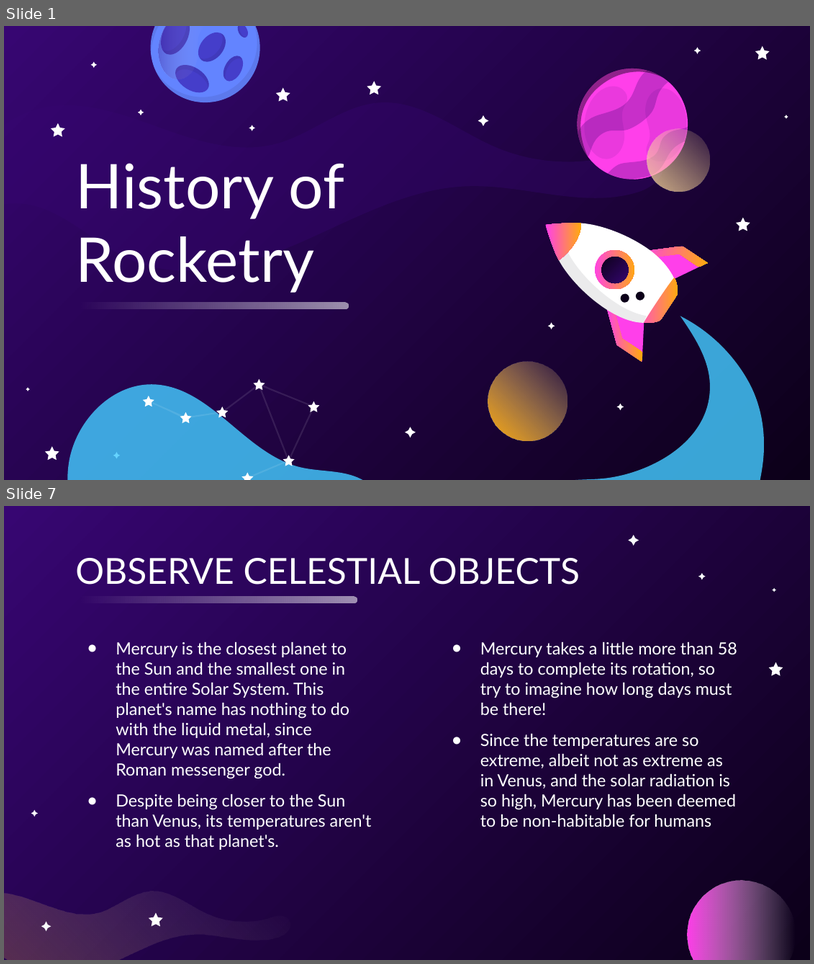
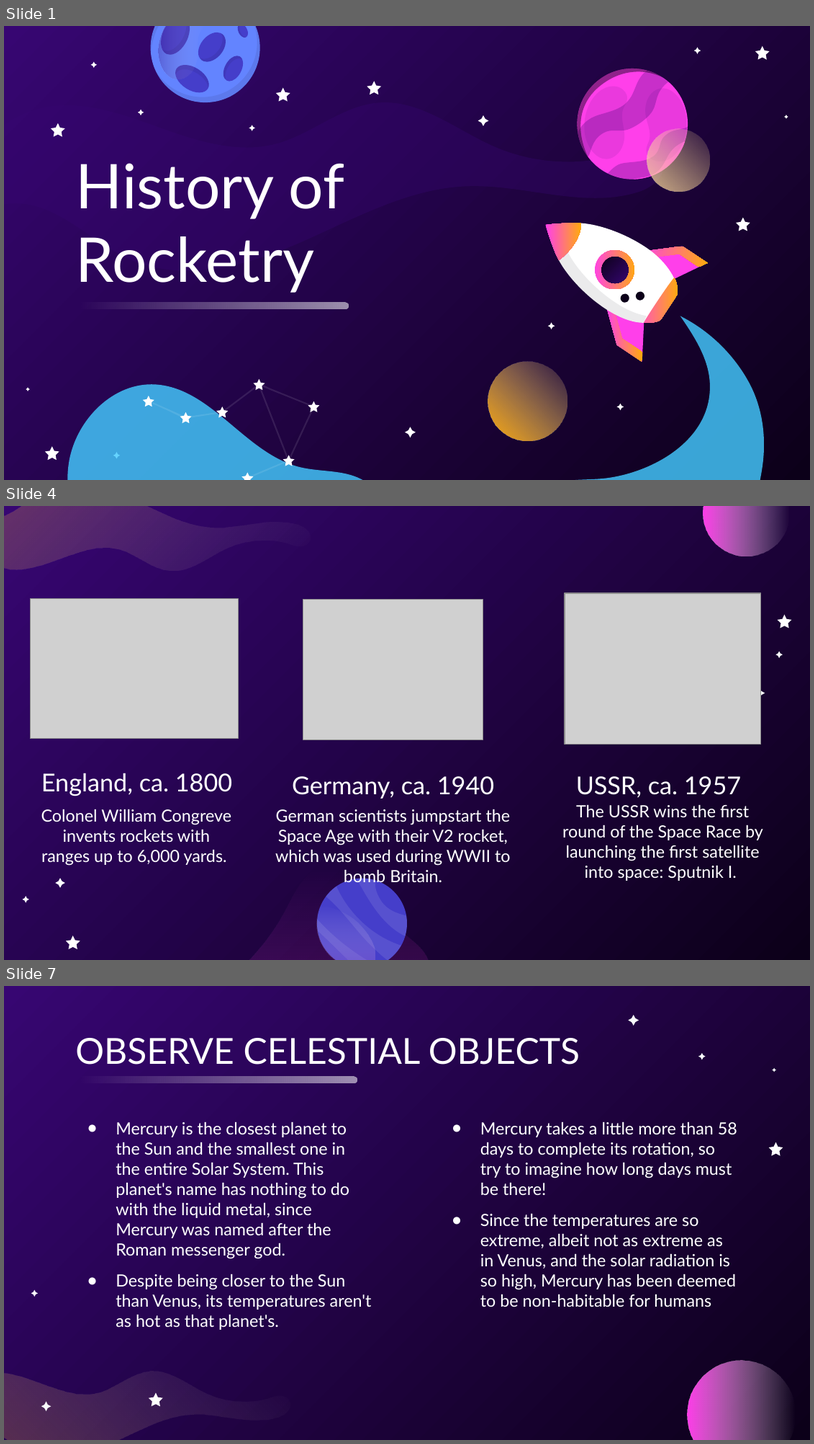
Before and after one commit to usedgenes/Rocketry-Curriculum, a slide deck: Beginner/Day 2/History of Rocketry.pptx. Shown one above the other, each under a label of ours: slides 1 and 7 before the commit, slides 1, 4 and 7 after it; the slides between them are not shown. The pictures are 814x964 and 814x1444 pixels, drawn with LibreOffice and Linux fonts; fonts in the diff are those of the drawing; grey boxes stand for pictures. Boxes give left, top, right and bottom in pixels: in the first picture for what was removed or moved away, otherwise in the second. Text is boxed around its words. In the diff, an @@ line names an element or a change of style, - is before the commit and + after.

```diff
--- a/Beginner/Day 2/History of Rocketry.pptx
+++ b/Beginner/Day 2/History of Rocketry.pptx
@@ slide 4 added at bbox=[4, 506, 810, 960], background gradient #0C0019 to #370672 @@
@@ picture added at bbox=[30, 599, 238, 739] @@
@@ picture added at bbox=[304, 600, 483, 740] @@
@@ picture added at bbox=[566, 593, 762, 744] @@
@@ text added at bbox=[41, 772, 232, 795], 22 pt, text #FFFFFF @@
+England, ca. 1800
@@ text added at bbox=[292, 776, 494, 798], 22 pt, text #FFFFFF @@
+Germany, ca. 1940
@@ text added at bbox=[576, 776, 741, 798], 22 pt, text #FFFFFF @@
+USSR, ca. 1957
@@ text added at bbox=[563, 804, 764, 880], 15 pt, text #FFFFFF @@
+The USSR wins the first round of the Space Race by launching the first satellite into space: Sputnik I.
@@ text added at bbox=[41, 808, 232, 865], 15 pt, text #FFFFFF @@
+Colonel William Congreve invents rockets with ranges up to 6,000 yards.
@@ text added at bbox=[275, 808, 511, 886], 15 pt, text #FFFFFF @@
+German scientists jumpstart the Space Age with their V2 rocket, which was used during WWII to bomb Britain.
@@ group added at bbox=[4, 506, 790, 960]: 7 freeform shapes, 1 ellipse @@
@@ group added at bbox=[23, 615, 792, 949]: 6 freeform shapes @@
```
Also in this commit, not shown: 2 slides changed, 2 other slides added, 3 slides removed, 1 other file.
